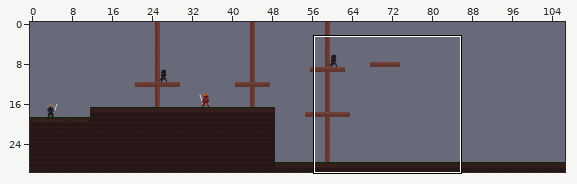
A LDtk project gets an edit: map4.ldtk. Above, an overview of the earlier version with the close-up marked.
Close-up. The starting point:
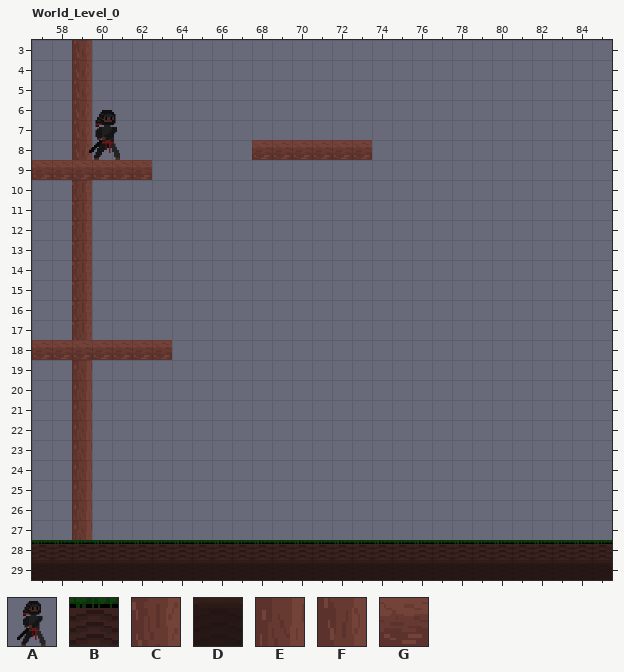
Cells are 24x24 px. Shown: World_Level_0 x 57..85, y 3..29. The commit also changed other parts of the map, which this record leaves out. The old version is drawn lined up with the new one.
Key: from "Entities": A 1; from "Tileset3": B 0, C 2, D 4, E 5, F 6, G 7.
_ is an empty cell.
Objects are placed by their top-left corner, in cells (3,4 is the top-left corner of cell 3,4); size is 1x1 cell unless given.
Layer "Tiles" before, first column x 57:
 3 __F__________________________
 4 __F__________________________
 5 __F__________________________
 6 __F__________________________
 7 __F__________________________
 8 __F________GGGGGG____________
 9 GGGGGG_______________________
10 __C__________________________
11 __C__________________________
12 __C__________________________
13 __C__________________________
14 __C__________________________
15 __C__________________________
16 __C__________________________
17 __C__________________________
18 GGGGGGG______________________
19 __E__________________________
20 __E__________________________
21 __E__________________________
22 __E__________________________
23 __E__________________________
24 __E__________________________
25 __E__________________________
26 __E__________________________
27 __E__________________________
28 BBBBBBBBBBBBBBBBBBBBBBBBBBBBB
29 DDDDDDDDDDDDDDDDDDDDDDDDDDDDD
Objects on layer "Entities" before:
A "Ninja" at 59.3,6.3 size 2.7x2.7
Now the later version:
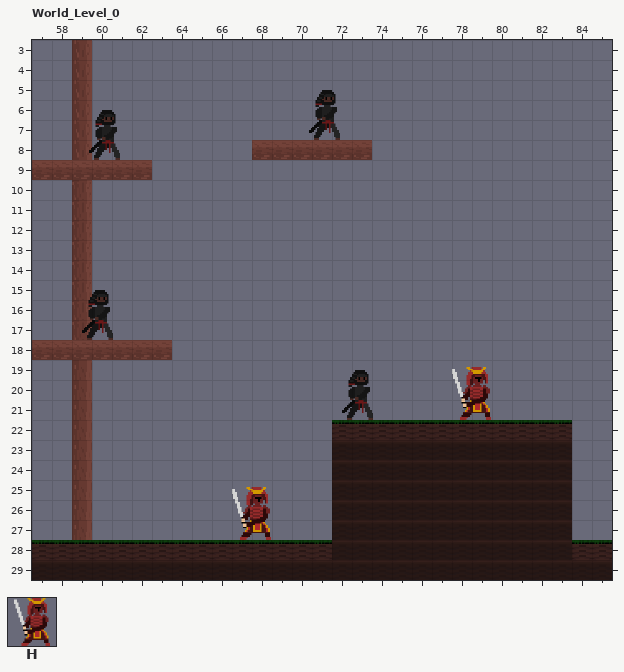
Further tiles: from "Entities": H 2.
The exact change:
map size 107x30 -> 160x30 cells
Layer "Tiles":
There is now tile B in row 22 at x 72 to 83.
The edit turns tile B into tile D in row 28 at x 72 to 83.
There is now tile D in rows 23 to 27 at x 72 to 83.
Layer "Entities":
A new object: A "Ninja" at 59,15.3 size 2.7x2.7.
A new object: H "Samurai" at 77.7,19.3 size 2.7x2.7.
A new object: A "Ninja" at 70.3,5.3 size 2.7x2.7.
A new object: A "Ninja" at 72,19.3 size 2.7x2.7.
A new object: H "Samurai" at 66.7,25.3 size 2.7x2.7.
